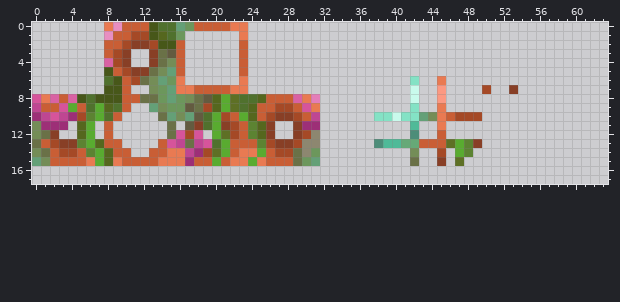
Pixel-art sprite, stored at assets/minecraft/citresewn/cit/diving_helmet.png. Above is the file before it was changed.
The file is 64x32 pixels. Shown: x 0..63, y 0..17.
And afterwards:
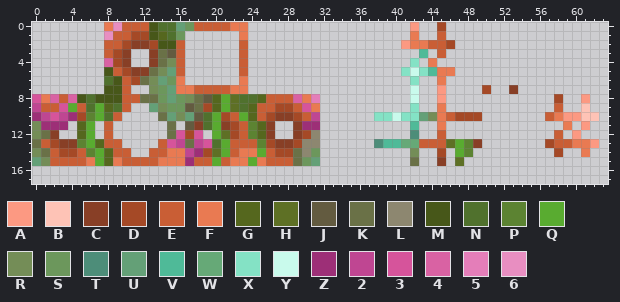
Palette (. is transparent): A #fc9982  B #fec3b6  C #883f26  D #a54926  E #c95e35  F #e97a52  G #55671e  H #5e7025  J #635b40  K #6a7147  L #8d8770  M #475719  N #50712d  P #5c8332  Q #59ab30  R #748d57  S #6c975c  T #4d8d79  U #64a077  V #4fba98  W #66a977  X #84e2c5  Y #c9faec  Z #9d2f77  2 #bf4692  3 #d6549b  4 #d962a3  5 #e47eb9  6 #e88ec1
Edits made:
Changed rows in their new state; - is an unchanged pixel.
first column x 41:
 0 -A--D-----------------
 1 -F--E-----------------
 2 AFFEED----------------
 3 --V-E-----------------
 4 -X-F------------------
 5 XYXVFF----------------
 8 -----------------D--A-
 9 -----------------E--B-
10 ----------------EFAABB
11 ------------------F-A-
12 -----------------E-A--
13 ----------------DEEFFA
14 -----------------D--F-
Boxes around the changes in both pictures, in picture pixels (x1, y1, x2, y2):
added: (401, 22, 455, 76)
added: (545, 94, 599, 157)
